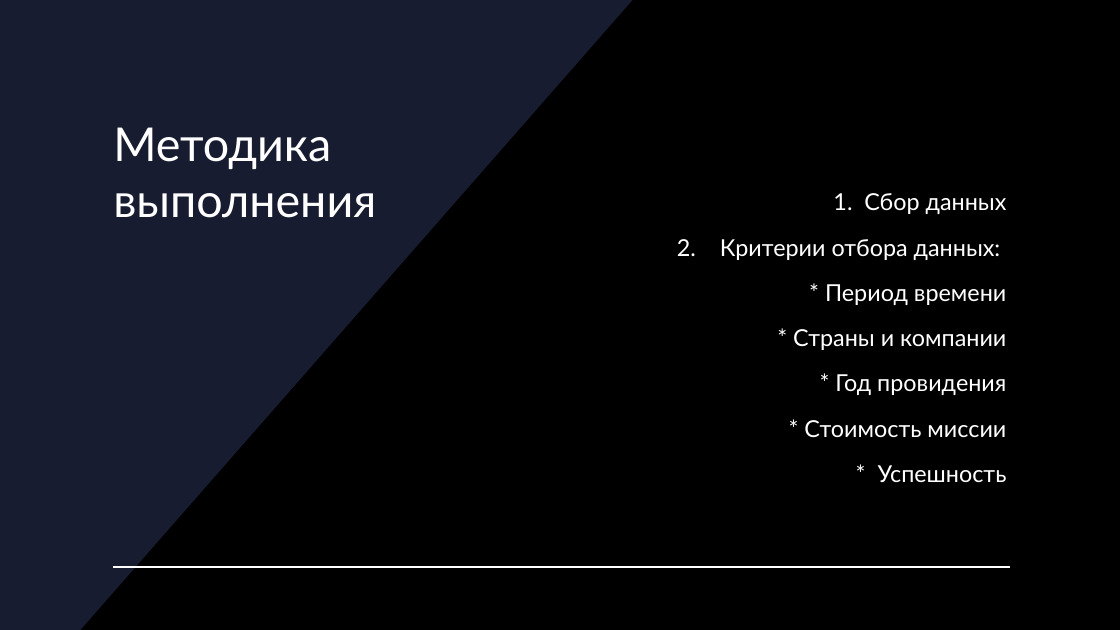
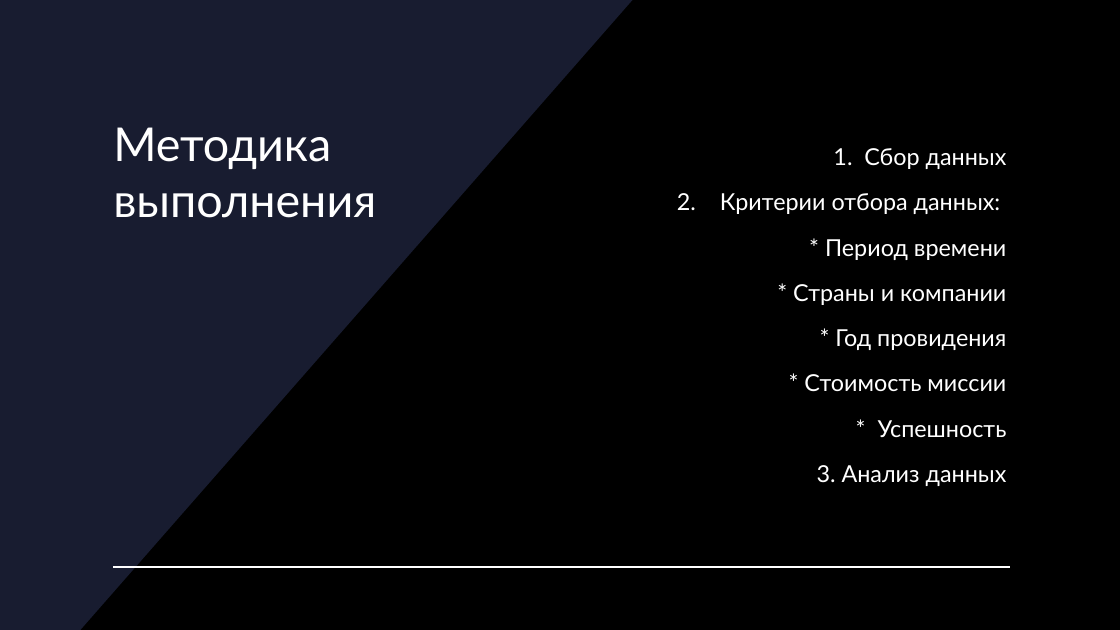
Before and after one commit to Mishgite/HSE_Project, a slide deck: slide 7 of Презентация 2.pptx. Drawn at 1120x630 pixels with LibreOffice and Linux fonts; fonts in the diff are those of the drawing. Boxes give left, top, right and bottom in pixels: in the first picture for what was removed or moved away, otherwise in the second. Text is boxed around its words. In the diff, an @@ line names an element or a change of style, - is before the commit and + after.

Commit message:
дополнение

```diff
--- a/Презентация 2.pptx
+++ b/Презентация 2.pptx
@@ text at (817, 465, 1007, 486): paragraph added @@
+3. Анализ данных
```
